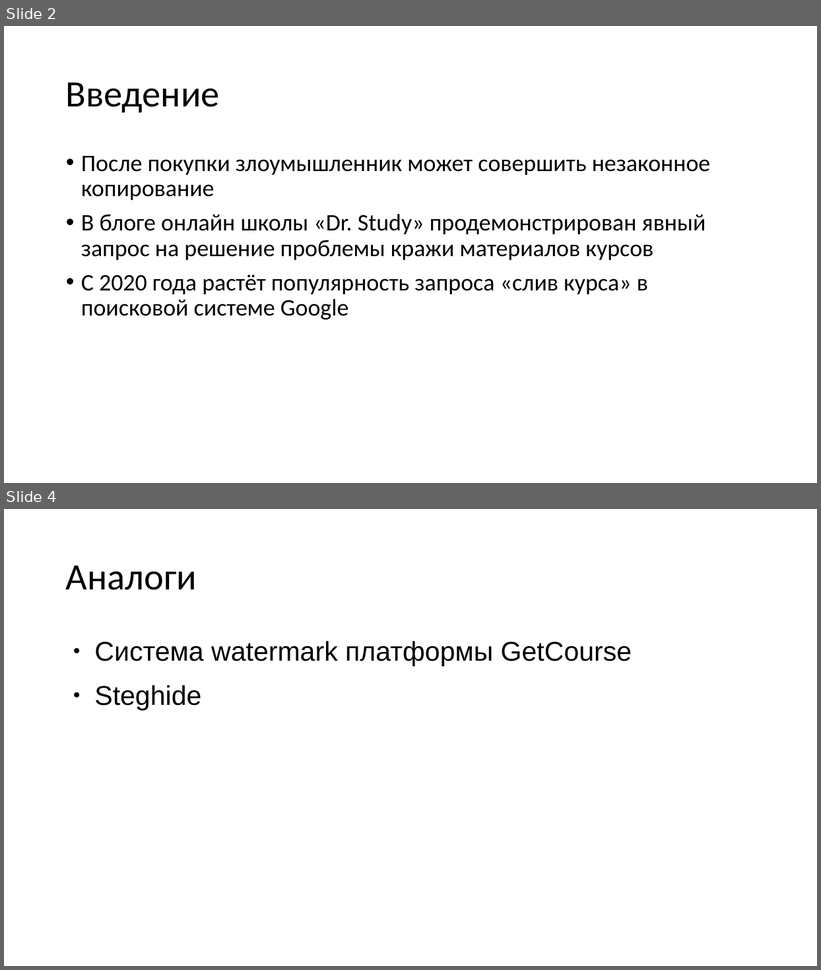
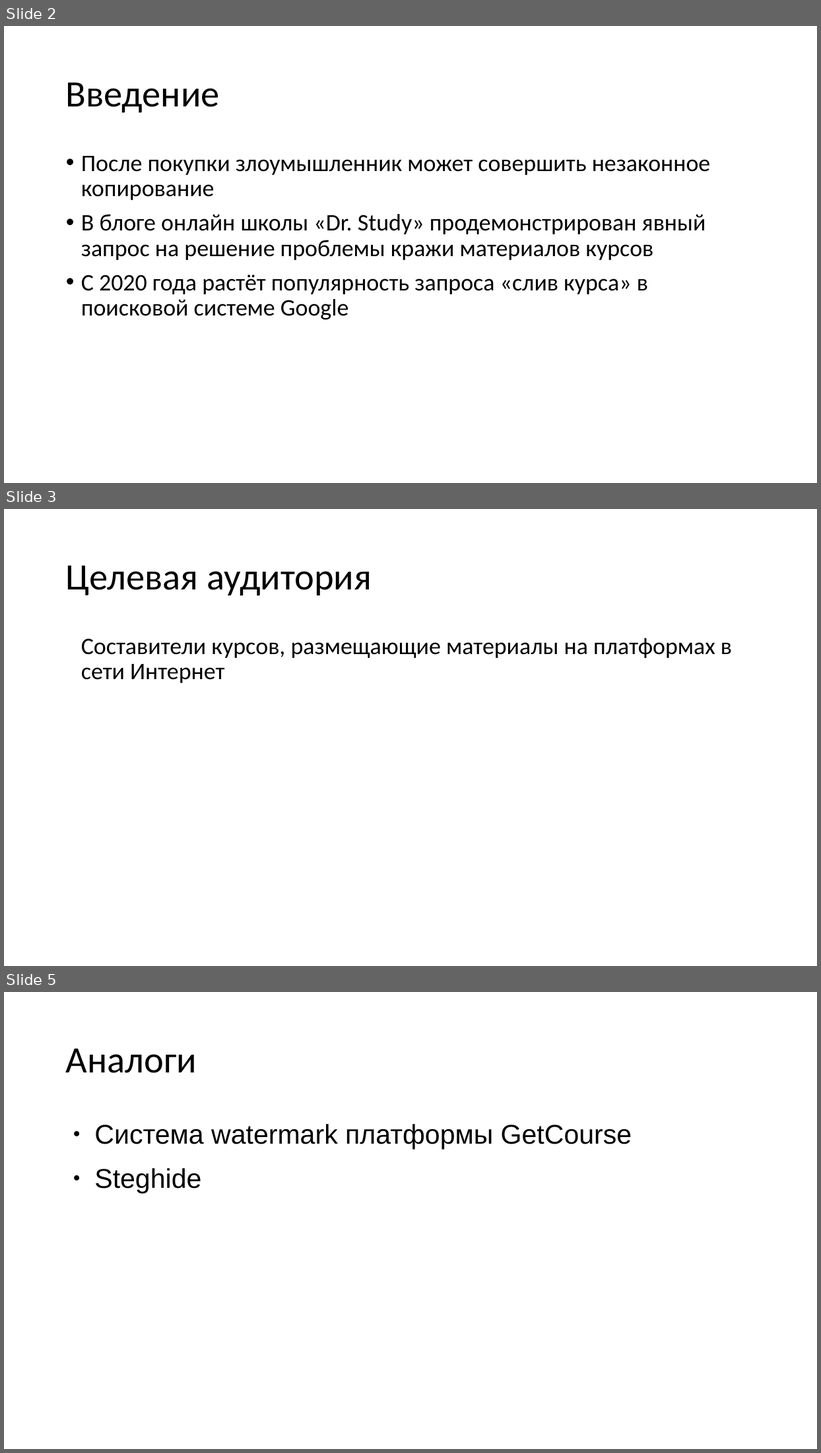
Before and after one commit to vanindm/vanindm.github.io, a slide deck: files/ИБ.pptx. Shown one above the other, each under a label of ours: slides 2 and 4 before the commit, slides 2, 3 and 5 after it; the slides between them are not shown. The pictures are 821x970 and 821x1453 pixels, drawn with LibreOffice and Linux fonts; fonts in the diff are those of the drawing. Boxes give left, top, right and bottom in pixels: in the first picture for what was removed or moved away, otherwise in the second. Text is boxed around its words. In the diff, an @@ line names an element or a change of style, - is before the commit and + after.

```diff
--- a/files/ИБ.pptx
+++ b/files/ИБ.pptx
@@ slide 3 added at [4,509,817,966], background #FFFFFF @@
@@ title added at [66,565,372,596], 44 pt, text #000000 @@
+Целевая аудитория
@@ text added at [81,638,732,683], 28 pt, text #000000 @@
+Составители курсов, размещающие материалы на платформах в сети Интернет
@@ what was slide 4 is now slide 5 @@
```
Also in this commit, not shown: 6 slides changed, 3 other slides added, 1 other file.
